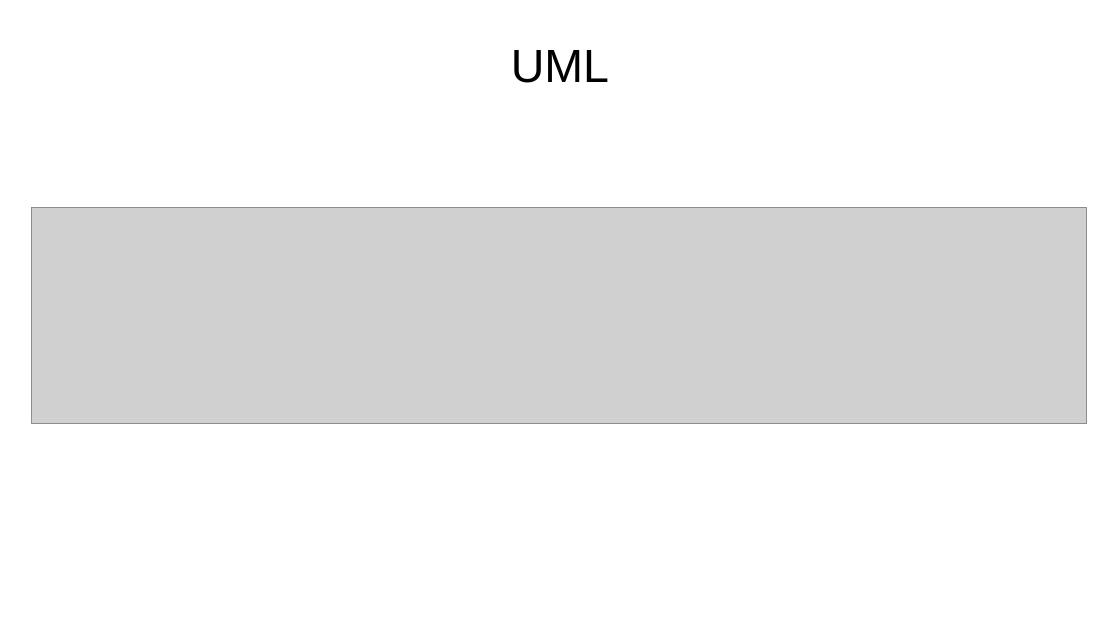
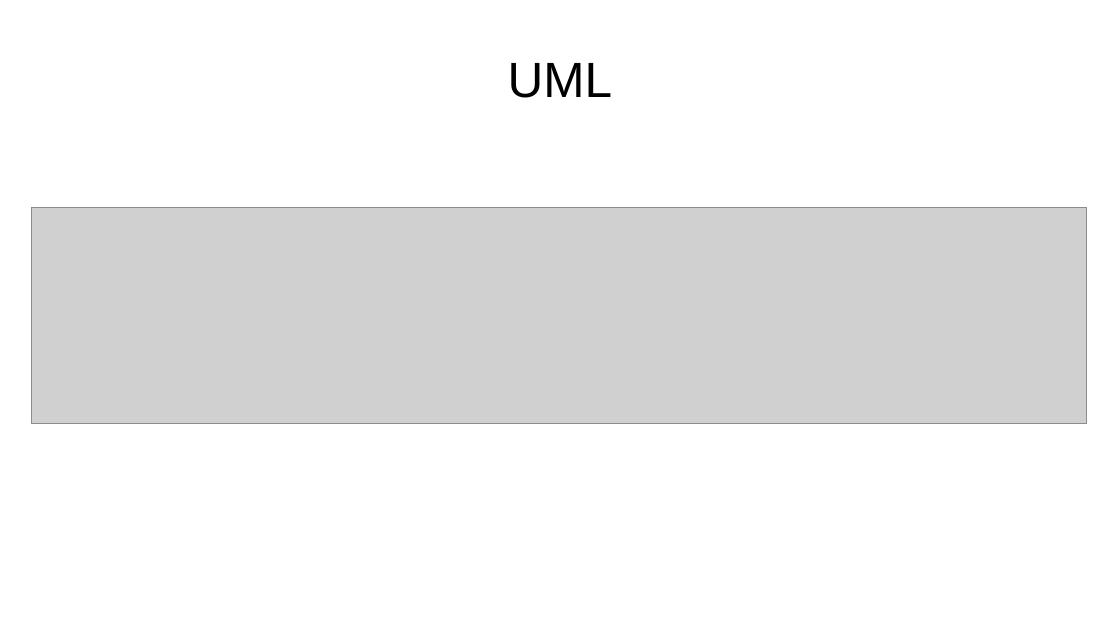
Before and after one commit to swilery/cs373-idb, a slide deck: slide 6 of SWE presentation.odp (slide 5 before the commit). Drawn at 1120x630 pixels with LibreOffice and Linux fonts; fonts in the diff are those of the drawing; grey boxes stand for pictures; background and template pictures are left out. Boxes give left, top, right and bottom in pixels: in the first picture for what was removed or moved away, otherwise in the second. Text is boxed around its words. In the diff, an @@ line names an element or a change of style, - is before the commit and + after.

```diff
--- a/SWE presentation.odp
+++ b/SWE presentation.odp
@@ title "UML": place and size @@
-title "UML" at <box>511,50,609,83</box>
+title "UML" at <box>508,63,612,98</box>
@@ title "UML" at <box>508,63,612,98</box>: size 33 to 35.1 pt @@
```
Also in this commit, not shown: 3 other slides changed, 7 slides added, 5 slides removed, 1 other file.
